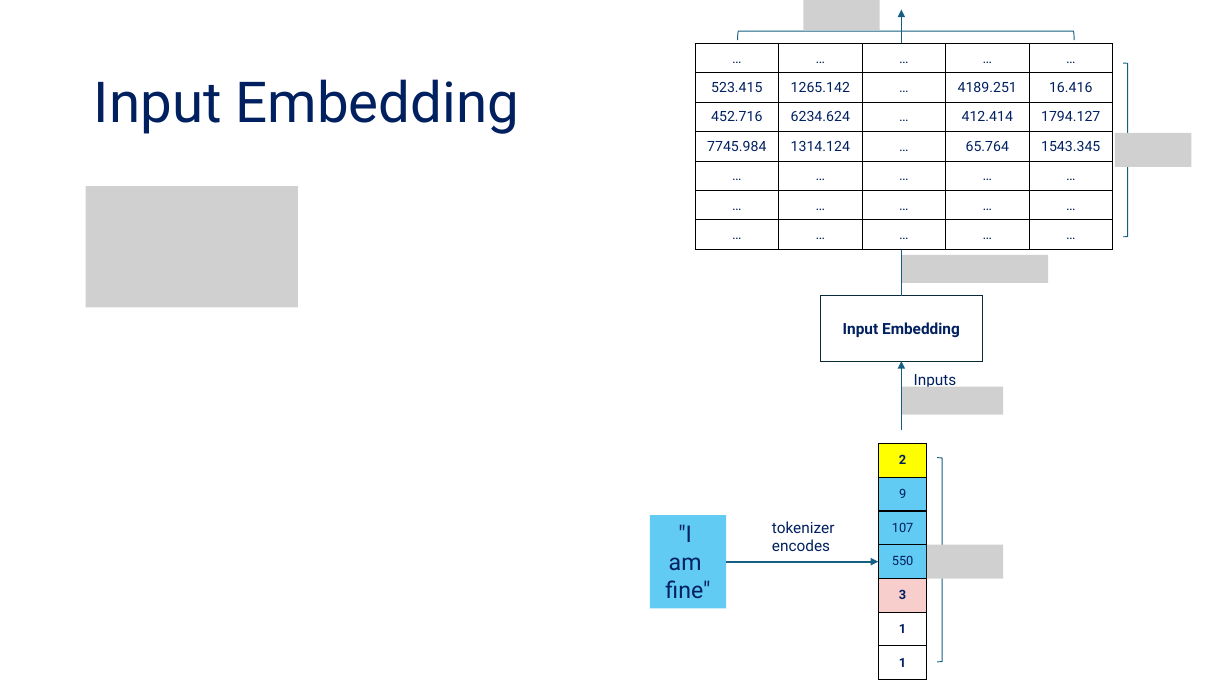
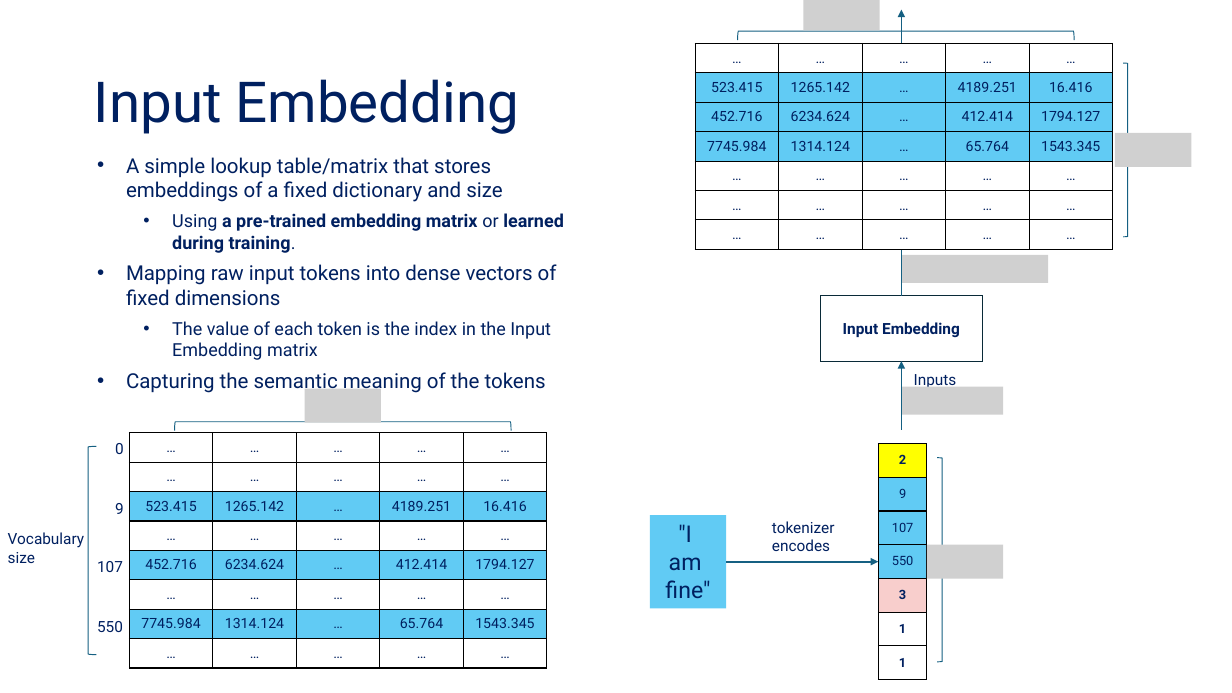
Before and after one commit to tanquangduong/transformer-pt, a slide deck: slide 33 of presentation/Transformer_Udemy/Udemy_P2_Introduction to Transformer.pptx (slide 36 before the commit). Drawn at 1232x693 pixels with LibreOffice and Linux fonts; fonts in the diff are those of the drawing; grey boxes stand for pictures. Boxes give left, top, right and bottom in pixels: in the first picture for what was removed or moved away, otherwise in the second. Text is boxed around its words. In the diff, an @@ line names an element or a change of style, - is before the commit and + after.

```diff
--- a/presentation/Transformer_Udemy/Udemy_P2_Introduction to Transformer.pptx
+++ b/presentation/Transformer_Udemy/Udemy_P2_Introduction to Transformer.pptx
@@ table at box(695, 43, 1111, 250) @@
@@ fill #FFFFFF to #61CBF4 in 15 cells @@
@@ text added at box(126, 157, 564, 394), 16 pt, text #002060 @@
+• A simple lookup table/matrix that stores embeddings of a fixed dictionary and size
+  • Using a pre-trained embedding matrix or learned during training.
+• Mapping raw input tokens into dense vectors of fixed dimensions
+  • The value of each token is the index in the Input Embedding matrix
+• Capturing the semantic meaning of the tokens
@@ picture removed at box(86, 187, 299, 308) @@
@@ picture added at box(305, 389, 382, 423) @@
@@ right bracket added at box(88, 446, 96, 654), outline #156082 0.75 pt @@
@@ text added at box(115, 443, 124, 454), 12 pt, text #002060 @@
+0
@@ table added at box(129, 433, 545, 668), 8 rows, 5 columns @@
+… | … | … | … | …
+… | … | … | … | …
+523.415 | 1265.142 | … | 4189.251 | 16.416
+… | … | … | … | …
+452.716 | 6234.624 | … | 412.414 | 1794.127
+… | … | … | … | …
+7745.984 | 1314.124 | … | 65.764 | 1543.345
+… | … | … | … | …
@@ right bracket added at box(175, 421, 511, 431), outline #156082 0.75 pt @@
@@ text added at box(115, 503, 124, 514), 12 pt, text #002060 @@
+9
@@ text added at box(8, 532, 84, 563), 12 pt, text #002060 @@
+Vocabulary
+size
@@ text added at box(97, 561, 123, 572), 12 pt, text #002060 @@
+107
@@ text added at box(97, 621, 123, 632), 12 pt, text #002060 @@
+550
```
Also in this commit, not shown: 42 other slides changed, 3 slides added, 11 slides removed, 25 other files.
